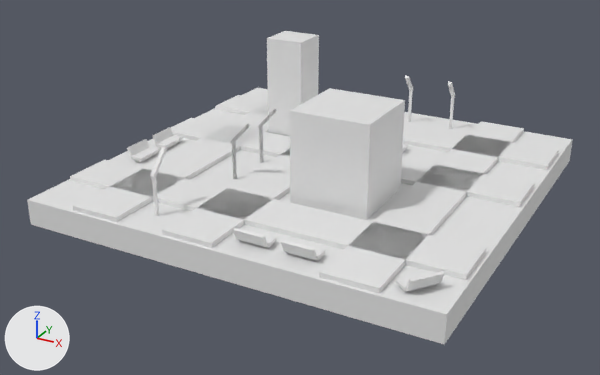
What one commit did to the Blender file Models/map.blend.
Camera for both pictures: a camera (50 mm lens) standing at (13.9, -27.4, 13.1) and looking at (-0.4, -1.3, 0.1). The axes (+X, +Y, +Z) are drawn at lower left. The lights are the same throughout. The first picture is the older version.
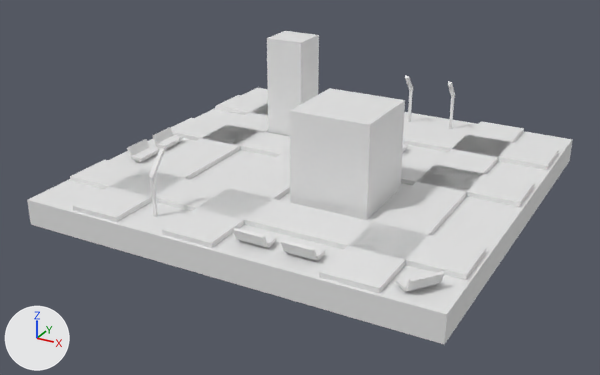
The change, as JSON lines over the scene's bpy script:
```json
{"block": "me_cube", "where": "# used by ob_cube; location = (1.94, -2.14, 2.22); scale = (1.51, 1.52, 1.8)"}
{"block": "me_cube", "where": "# verts and faces of me_cube; kept vertices keep their numbers, new ones are numbered from 328"}
{"block": "me_cube", "where": "# before: 168 (-2.92, 0.92, -1.0), 169 (-2.92, 0.92, -0.08) at pixel (262, 126), 170 (-2.98, 0.92, -1.0), 171 (-2.98, 0.92, -0.08) at pixel (260, 125), 172 (-2.92, 0.84, -1.0)"}
{"block": "me_cube", "where": "# before: 173 (-2.92, 0.84, -0.08) at pixel (261, 127), 174 (-2.98, 0.84, -1.0), 175 (-2.98, 0.84, -0.08) at pixel (259, 126), 240 (-2.92, 0.92, -1.0), 241 (-2.92, 0.92, -0.08) at pixel (262, 126)"}
{"block": "me_cube", "where": "# before: 242 (-2.98, 0.92, -1.0), 243 (-2.98, 0.92, -0.08) at pixel (260, 125), 244 (-2.92, 0.84, -1.0), 245 (-2.92, 0.84, -0.08) at pixel (261, 127), 246 (-2.98, 0.84, -1.0)"}
{"block": "me_cube", "where": "# before: 247 (-2.98, 0.84, -0.08) at pixel (259, 126)"}
{"block": "me_cube", "where": "# before: 176 (-2.92, -0.38, -1.0), 177 (-2.92, -0.38, -0.08) at pixel (235, 141), 178 (-2.98, -0.38, -1.0), 179 (-2.98, -0.38, -0.08), 180 (-2.92, -0.46, -1.0)"}
{"block": "me_cube", "where": "# before: 181 (-2.92, -0.46, -0.08) at pixel (233, 142), 182 (-2.98, -0.46, -1.0), 183 (-2.98, -0.46, -0.08) at pixel (231, 142), 232 (-2.92, -0.38, -1.0), 233 (-2.92, -0.38, -0.08) at pixel (235, 141)"}
{"block": "me_cube", "where": "# before: 234 (-2.98, -0.38, -1.0), 235 (-2.98, -0.38, -0.08), 236 (-2.92, -0.46, -1.0), 237 (-2.92, -0.46, -0.08) at pixel (233, 142), 238 (-2.98, -0.46, -1.0)"}
{"block": "me_cube", "where": "# before: 239 (-2.98, -0.46, -0.08) at pixel (231, 142)"}
{"op": "remove", "block": "me_cube", "code": "me_cube.from_pydata(...)  # 328 vertices, 246 faces; spans x -6.63..3.97, y -3.9..6.64, z -1.48..1.46"}
{"op": "add", "block": "me_cube", "code": "me_cube.from_pydata(...)  # 280 vertices, 202 faces; spans x -6.63..3.97, y -3.9..6.64, z -1.48..1.46"}
{"block": "me_cube", "change": "me_cube part 1: the loose piece of 8 vertices spanning x -3.4..-3.32, y -3.12..-3.06, z -1.0..-0.08 is moved by (0.0, -0.05, 0.0)"}
{"block": "me_cube", "change": "me_cube part 2: the loose piece of 8 vertices spanning x -3.41..-3.31, y -3.16..-2.63, z -0.13..0.36 is moved by (0.0, -0.05, 0.0)"}
{"block": "me_cube", "change": "me_cube part 3: the loose piece of 8 vertices spanning x -3.03..-2.49, y -0.47..-0.35, z -0.13..0.36 is deleted"}
{"block": "me_cube", "change": "me_cube part 4: the loose piece of 8 vertices spanning x -3.03..-2.49, y 0.83..0.95, z -0.13..0.36 is deleted"}
{"block": "me_cube", "change": "me_cube part 5"}
{"op": "add", "block": "me_cube", "code": "delete_vertices([169, 171, 173, 175, 241, 243, 245, 247])  # with the faces that use them"}
{"block": "me_cube", "change": "me_cube part 6"}
{"op": "add", "block": "me_cube", "code": "delete_vertices([177, 179, 181, 183, 233, 235, 237, 239])  # with the faces that use them"}
{"block": "me_cube", "change": "other edits to the shape of me_cube do not show in these pictures"}
```

Where the change shows, as pixel boxes [x1, y1, x2, y2] in the pictures (600 x 375 px; the box of a moved part takes in the faces that stretch with it):
```json
{"part": 1, "of": "me_cube", "change": "moved or reshaped", "before": [152, 177, 159, 216], "after": [150, 178, 158, 217]}
{"part": 2, "of": "me_cube", "change": "moved or reshaped", "before": [150, 147, 167, 178], "after": [149, 148, 165, 179]}
{"part": 3, "of": "me_cube", "change": "deleted", "before": [230, 124, 250, 144]}
{"part": 4, "of": "me_cube", "change": "deleted", "before": [258, 109, 277, 129]}
{"part": 5, "of": "me_cube", "change": "deleted", "before": [259, 126, 263, 163]}
{"part": 6, "of": "me_cube", "change": "deleted", "before": [232, 142, 237, 179]}
```
